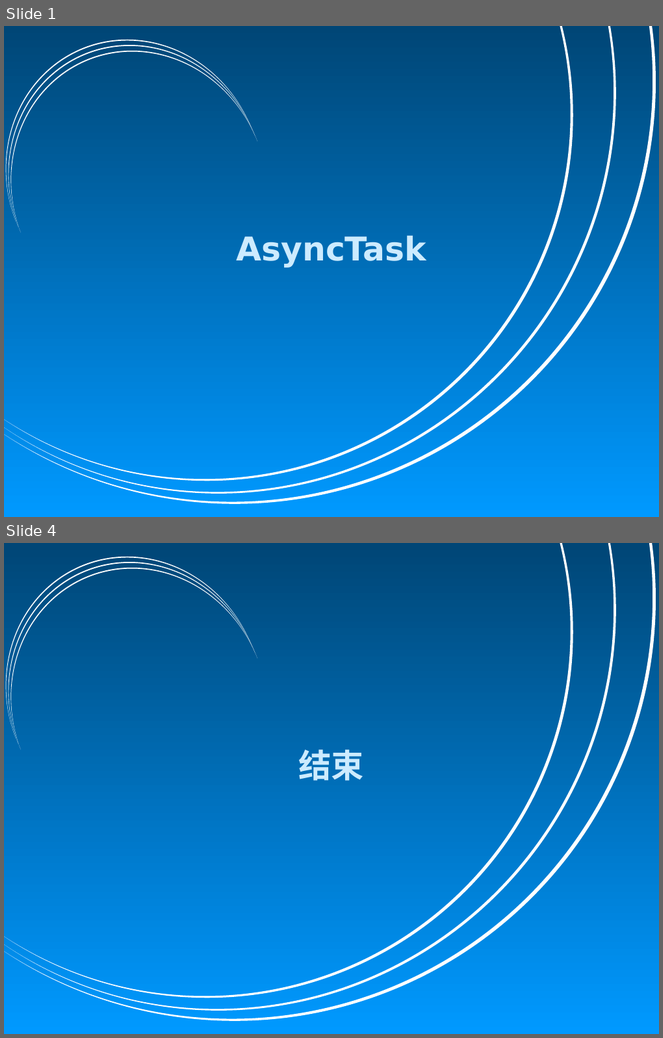
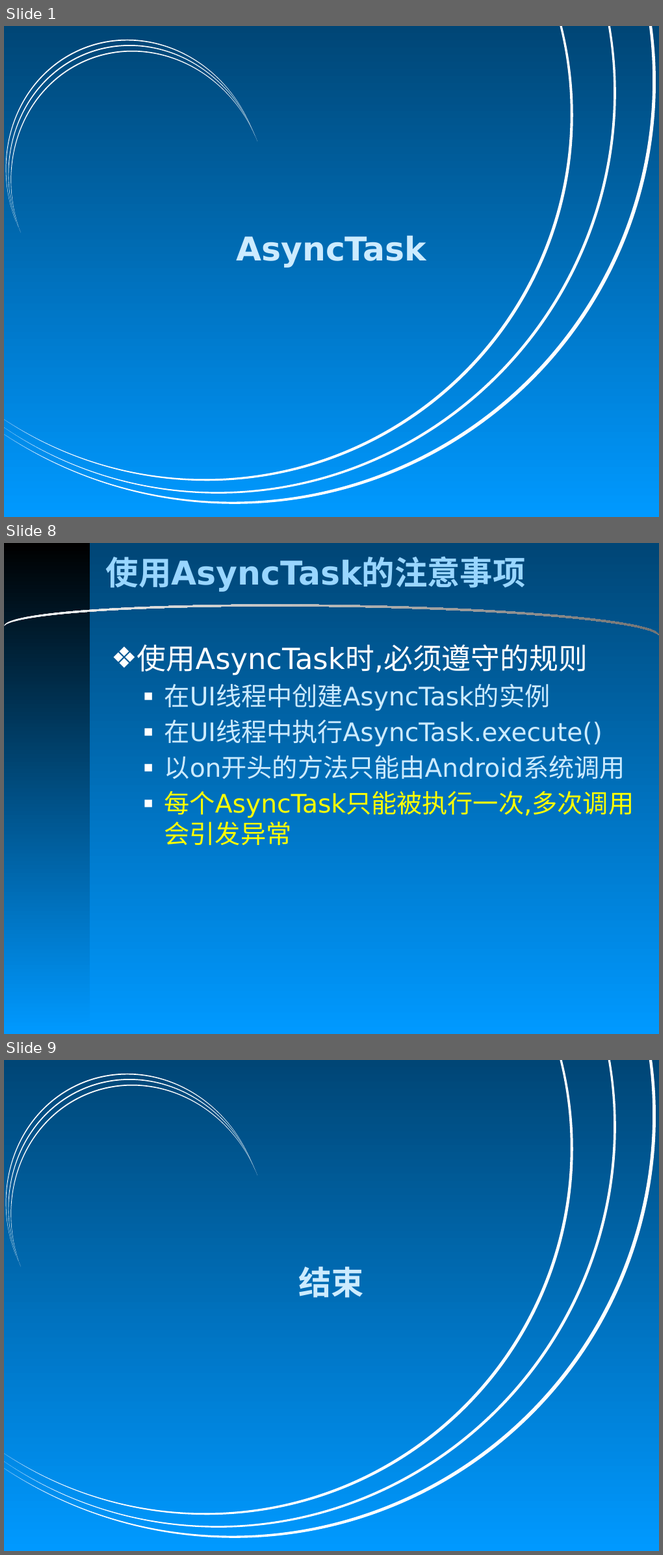
Before and after one commit to CiLiNet-Android/courseware, a slide deck: Android异步通信/AsyncTask/AsyncTask.pptx. Shown one above the other, each under a label of ours: slides 1 and 4 before the commit, slides 1, 8 and 9 after it; the slides between them are not shown. The pictures are 663x1038 and 663x1555 pixels, drawn with LibreOffice and Linux fonts; fonts in the diff are those of the drawing; background and template pictures are left out. Boxes give left, top, right and bottom in pixels: in the first picture for what was removed or moved away, otherwise in the second. Text is boxed around its words. In the diff, an @@ line names an element or a change of style, - is before the commit and + after.

Commit message:
线程的异步通信

```diff
--- a/Android异步通信/AsyncTask/AsyncTask.pptx
+++ b/Android异步通信/AsyncTask/AsyncTask.pptx
@@ slide 8 added at (x1=4, y1=543, x2=659, y2=1034), background gradient #006DB6 to #0099FF @@
@@ rectangle added at (x1=4, y1=543, x2=90, y2=1034), fill gradient #000000 to #0099FF @@
@@ title added at (x1=106, y1=556, x2=526, y2=592), 36 pt, text #99D6FF, bold @@
+使用AsyncTask的注意事项
@@ moon added at (x1=4, y1=600, x2=659, y2=635), fill gradient #F8F8F8 to #737373 @@
@@ text added at (x1=137, y1=644, x2=634, y2=845), 28 pt, text #CCEBFF @@
+❖ 使用AsyncTask时,必须遵守的规则
+  ■ 在UI线程中创建AsyncTask的实例
+  ■ 在UI线程中执行AsyncTask.execute()
+  ■ 以on开头的方法只能由Android系统调用
+  ■ 每个AsyncTask只能被执行一次,多次调用会引发异常
@@ what was slide 4 is now slide 9 @@
```
Also in this commit, not shown: 2 slides changed, 4 other slides added, 38 other files.
